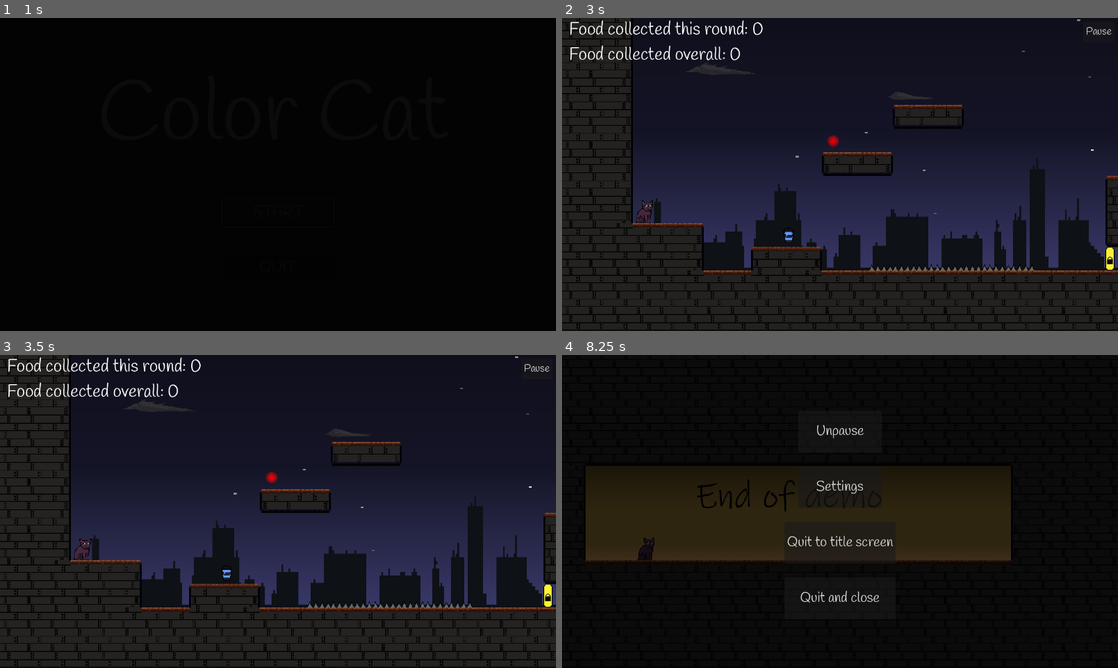
Above: before the commit, frames 1-4 (two rows, left to right).
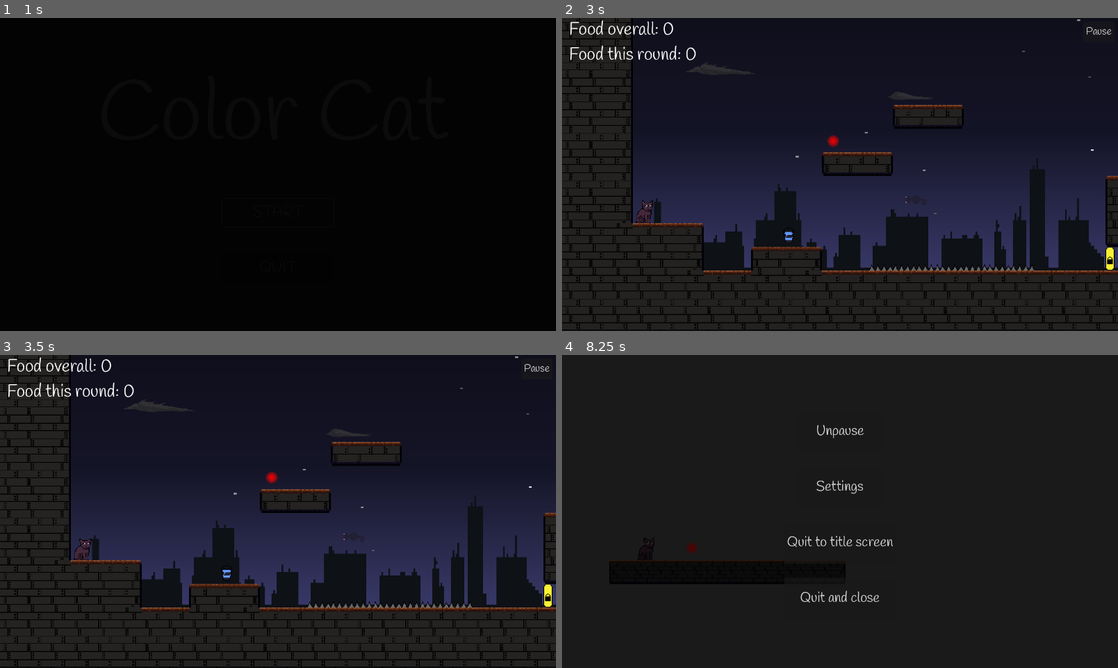
Above: after the commit, the same moments.

Repository: GillianZech/color-cat
Game: Godot game, scene res://Scenes/scene_controller.tscn
Two runs of this game, one before a commit and one after it. Both use one fixed random seed, a clock stepped at 60 frames per second and the inputs below.
Inputs:
- Up to frame 1 (1 s): click "START" at 0.5 s
- Up to frame 2 (3 s): tap Enter (pause) at 1.25 s; hold D (move_right) 1.28-2.75 s; tap Alt (dev) at 1.35, 2.1 s; tap W (move_up) at 1.52, 2.27 s; tap R (restart) at 2 s; click "Unpause" at 2.75 s
- Up to frame 3 (3.5 s): no input
- Up to frame 4 (8.25 s): click "Pause" at 3.5 s; click "Settings" at 4.25 s; click "Back to pause menu" at 5 s; hold A (move_left) 5.78-6.53 s; tap Alt (dev) every 0.75 s from 5.85 to 8.1 s; tap R (restart) at 6.5, 8 s; hold D (move_right) 6.53-8.03 s; tap W (move_up) at 6.77, 7.52 s; hold A (move_left) from 8.03 s (still down)

Frame 1 is identical in both runs. In frame 2, 0.9% of the frame differs, in the area x 4-62%, y 0-60%; in frame 3, 0.9%; in frame 4, 9.2%, in the area x 0-100%, y 0-100%.

Commit message:
Added more enemies

Diff:
--- a/color_cat/Code/Enemy.gd
+++ b/color_cat/Code/Enemy.gd
@@ -10,7 +10,7 @@
 var DEAD = false
 
 var TARGET_VECTOR = Vector2(0,0)
-var ENGAGE_DISTANCE = 300
+var ENGAGE_DISTANCE = 500
 
 # Called every frame. 'delta' is the elapsed time since the previous frame.
 func _physics_process(_delta):
--- a/color_cat/Code/SceneController.gd
+++ b/color_cat/Code/SceneController.gd
@@ -67,7 +67,8 @@
 			ANIM.play("fade_out")
 	if anim_name == "fade_out": #do these things once the level fully loads back in
 		# make HUD visible
-		if CURRENT_LEVEL != title_screen:
+		#if CURRENT_LEVEL != title_screen:
+		if CURRENT_LEVEL_NAME != "TitleScreen":
 			hud.visible = true
 			if not music.is_playing() and music_switch.button_pressed:
 				music.play()
--- a/color_cat/Scenes/Laser.gd
+++ b/color_cat/Scenes/Laser.gd
@@ -1,6 +1,10 @@
 extends Area2D
 @onready var LASER_SPRITE = $LaserSprite
 @onready var cat = self.get_parent().get_parent().get_node("Cat")
+
+func _ready():
+
+	pass
 
 # Called every frame. 'delta' is the elapsed time since the previous frame.
 func _physics_process(_delta):
@@ -62,3 +66,28 @@
 	#next.track_insert_key(0, 200.0, 5)
 	#next.track_insert_key(0, 300.0, 7)
 	#animPlayer.play("next")
+
+
+
+	#var animation_player = AnimationPlayer.new()
+	#add_child(animation_player)
+#
+	#var animation = Animation.new()
+	#animation_player.add_animation("move", animation)
+#
+	#var transform_track = Animation.Track.TYPE_TRANSFORM
+	#var property_path = "global_position"
+	#var track = animation.add_track(transform_track, property_path)
+	#
+	## Set the length of the animation
+	#animation.set_length(2)
+#
+	## Add keyframes
+	#track.add_key(0)
+	#track.add_key(1)
+	#track.add_key(2)
+#
+	## Set keyframe values
+	#track.set_key_value(0, Vector2(0, 0))
+	#track.set_key_value(1, Vector2(100, 0))
+	#track.set_key_value(2, Vector2(200, 0))
--- a/color_cat/Scenes/Level1.tscn
+++ b/color_cat/Scenes/Level1.tscn
@@ -1712,14 +1712,14 @@
 [node name="Enemies" type="Node2D" parent="."]
 
 [node name="Enemy" parent="Enemies" instance=ExtResource("27_hhwdx")]
-position = Vector2(849, 308)
+position = Vector2(1784, 307)
 
 [node name="Enemy2" parent="Enemies" instance=ExtResource("27_hhwdx")]
 position = Vector2(921, 134)
 is_flying_enemy = true
 
 [node name="Enemy3" parent="Enemies" instance=ExtResource("27_hhwdx")]
-position = Vector2(2318, 183)
+position = Vector2(5098, 185)
 is_flying_enemy = true
 
 [node name="EndArea" parent="." instance=ExtResource("12_bxdkk")]
--- a/color_cat/Scenes/Level2.tscn
+++ b/color_cat/Scenes/Level2.tscn
@@ -1228,9 +1228,6 @@
 format = 2
 layer_0/tile_data = PackedInt32Array(524298, 65538, 1, 524297, 65538, 1, 524296, 65538, 1, 524295, 65538, 1, 524294, 65 …(14909 unchanged characters)…
 
-[node name="Cat" parent="." instance=ExtResource("2_s1q7x")]
-position = Vector2(224, 224)
-
 [node name="Food" type="Node2D" parent="."]
 
 [node name="Can" type="Area2D" parent="Food" groups=["food"]]
@@ -1641,6 +1638,9 @@
 
 [node name="Enemy2" parent="Enemies" instance=ExtResource("30_j35rk")]
 position = Vector2(2040, 244)
+
+[node name="Cat" parent="." instance=ExtResource("2_s1q7x")]
+position = Vector2(224, 224)
 
 [connection signal="body_entered" from="Food/Can" to="Food/Can" method="_on_body_entered"]
 [connection signal="body_entered" from="Food/Can2" to="Food/Can2" method="_on_body_entered"]
--- a/color_cat/Scenes/Level3.tscn
+++ b/color_cat/Scenes/Level3.tscn
@@ -29,6 +29,7 @@
 [ext_resource type="Texture2D" uid="uid://cgeushhu2cvhc" path="res://Assets/paint_bucket_yellow_sprite_sheet.png" id="21_l5d3g"]
 [ext_resource type="PackedScene" uid="uid://dkwnokg50alof" path="res://Scenes/Spike.tscn" id="22_d2ood"]
 [ext_resource type="AudioStream" uid="uid://c0lpt3ae8jucd" path="res://Sounds/laser.ogg" id="24_qfr1a"]
+[ext_resource type="PackedScene" uid="uid://cpgsfyulne2ru" path="res://Scenes/enemy.tscn" id="30_qj63j"]
 
 [sub_resource type="RectangleShape2D" id="RectangleShape2D_7egkx"]
 size = Vector2(24, 64)
@@ -1207,9 +1208,6 @@
 theme_override_font_sizes/font_size = 72
 text = "R to restart"
 
-[node name="Cat" parent="." instance=ExtResource("2_i2ybn")]
-position = Vector2(216, 224)
-
 [node name="EndArea" parent="." instance=ExtResource("14_e5de3")]
 position = Vector2(1408, 352)
 NEXT_LEVEL = "Level4"
@@ -1926,6 +1924,22 @@
 
 [node name="CollectSound" type="AudioStreamPlayer2D" parent="Food/Can5"]
 stream = ExtResource("14_kmpra")
+
+[node name="Enemies" type="Node2D" parent="."]
+
+[node name="Enemy" parent="Enemies" instance=ExtResource("30_qj63j")]
+position = Vector2(960, 192)
+is_flying_enemy = true
+
+[node name="Enemy2" parent="Enemies" instance=ExtResource("30_qj63j")]
+position = Vector2(4384, 96)
+is_flying_enemy = true
+
+[node name="Enemy3" parent="Enemies" instance=ExtResource("30_qj63j")]
+position = Vector2(4096, 416)
+
+[node name="Cat" parent="." instance=ExtResource("2_i2ybn")]
+position = Vector2(216, 224)
 
 [connection signal="body_entered" from="DeathPlane" to="DeathPlane" method="_on_body_entered"]
 [connection signal="body_entered" from="Buckets/PaintBucket" to="Buckets/PaintBucket" method="_on_body_entered"]
--- a/color_cat/Scenes/Level4.tscn
+++ b/color_cat/Scenes/Level4.tscn
@@ -523,6 +523,7 @@
 }]
 
 [sub_resource type="Animation" id="Animation_phcdy"]
+resource_local_to_scene = true
 length = 0.001
 tracks/0/type = "bezier"
 tracks/0/imported = false
@@ -560,6 +561,7 @@
 }
 
 [sub_resource type="Animation" id="Animation_74k53"]
+resource_local_to_scene = true
 resource_name = "move"
 length = 0.55
 tracks/0/type = "bezier"
@@ -641,6 +643,7 @@
 }
 
 [sub_resource type="Animation" id="Animation_ulsqw"]
+resource_local_to_scene = true
 resource_name = "move"
 length = 0.55
 tracks/0/type = "bezier"
@@ -722,6 +725,7 @@
 }
 
 [sub_resource type="Animation" id="Animation_ww2e7"]
+resource_local_to_scene = true
 resource_name = "move"
 length = 0.55
 tracks/0/type = "bezier"
@@ -803,6 +807,7 @@
 }
 
 [sub_resource type="Animation" id="Animation_7g1p0"]
+resource_local_to_scene = true
 resource_name = "move"
 length = 0.55
 tracks/0/type = "value"
@@ -884,6 +889,7 @@
 }
 
 [sub_resource type="Animation" id="Animation_1et3w"]
+resource_local_to_scene = true
 resource_name = "move"
 length = 0.55
 tracks/0/type = "bezier"
@@ -965,6 +971,7 @@
 }
 
 [sub_resource type="Animation" id="Animation_sbo3g"]
+resource_local_to_scene = true
 resource_name = "move"
 length = 0.55
 tracks/0/type = "bezier"
@@ -1160,9 +1167,6 @@
 format = 2
 layer_0/tile_data = PackedInt32Array(3, 65538, 3, 2, 65538, 3, 1, 65538, 3, 0, 65538, 3, 65535, 65538, 3, 65534, 65538, …(10754 unchanged characters)…
 
-[node name="Cat" parent="." instance=ExtResource("3_c0j3f")]
-position = Vector2(0, -32)
-
 [node name="Spikes" type="Node2D" parent="."]
 
 [node name="Spike" parent="Spikes" instance=ExtResource("4_2oxjb")]
@@ -1840,6 +1844,9 @@
 
 [node name="CollectSound" type="AudioStreamPlayer2D" parent="Food/Can13"]
 stream = ExtResource("22_caquh")
+
+[node name="Cat" parent="." instance=ExtResource("3_c0j3f")]
+position = Vector2(0, -32)
 
 [connection signal="body_entered" from="Buckets/PaintBucket" to="Buckets/PaintBucket" method="_on_body_entered"]
 [connection signal="animation_finished" from="Buckets/PaintBucket/BucketSprite" to="Buckets/PaintBucket" method="_on_bucket_sprite_animation_finished"]
--- a/color_cat/Scenes/Level5.tscn
+++ b/color_cat/Scenes/Level5.tscn
@@ -22,6 +22,7 @@
 [ext_resource type="Texture2D" uid="uid://c2w10jq5oih56" path="res://Assets/laser.png" id="20_ceta0"]
 [ext_resource type="AudioStream" uid="uid://c0lpt3ae8jucd" path="res://Sounds/laser.ogg" id="21_gjr16"]
 [ext_resource type="PackedScene" uid="uid://dkwnokg50alof" path="res://Scenes/Spike.tscn" id="22_4xt8e"]
+[ext_resource type="PackedScene" uid="uid://cpgsfyulne2ru" path="res://Scenes/enemy.tscn" id="23_la8ac"]
 
 [sub_resource type="RectangleShape2D" id="RectangleShape2D_rwmtx"]
 size = Vector2(24, 64)
@@ -581,6 +582,74 @@
 "collect": SubResource("Animation_mylwv")
 }
 
+[sub_resource type="GDScript" id="GDScript_w16w0"]
+script/source = "extends Area2D
+@onready var LASER_SPRITE = $LaserSprite
+@onready var cat = self.get_parent().get_parent().get_node(\"Cat\")
+
+# Called every frame. 'delta' is the elapsed time since the previous frame.
+func _physics_process(_delta):
+	LASER_SPRITE.play(\"idle\")
+
+func _on_body_entered(_body):
+	if visible:
+		$AudioStreamPlayer2D.play()
+		$AnimationPlayer.play(\"move\") # will be invisible at end of animation
+		set_collision_layer_value(6, 0)
+		set_collision_mask_value(1, 0)
+
+func _on_animation_player_animation_finished(anim_name):
+	if anim_name == \"move\":
+		if cat.CURRENT_LASER < cat.LASER_COUNT-1:
+			cat.CURRENT_LASER += 1
+			get_parent().get_child(cat.CURRENT_LASER).visible = true
+		else:
+			get_parent().get_parent().get_node(\"EndArea\").visible = true
+
+
+# originally I made a timer for the exact length of the move animation,
+# but using _on_animation_player_animation_finished made more sense.
+# I saved this code here in case I want to make another timer elsewhere.
+
+# (part of on_body_entered):
+		#var timer : Timer = Timer.new()
+		#add_child(timer)
+		#timer.wait_time = 0.55
+		#timer.autostart = false
+		#timer.one_shot = true
+		#timer.timeout.connect(_on_timer_timeout)
+		#timer.start()
+#func _on_timer_timeout():
+	#if cat.CURRENT_LASER >= cat.LASER_COUNT - 1:
+		#get_parent().get_parent().get_node(\"EndArea\").visible = true
+	#else:
+		#cat.CURRENT_LASER += 1
+		#get_parent().get_child(cat.CURRENT_LASER).visible = true
+
+
+# my attempt at automating laser animations
+
+#func _move(cat):
+	#var animPlayer = AnimationPlayer.new()
+	#add_child(animPlayer)
+	#var lib : AnimationLibrary = AnimationLibrary.new()
+	#var next = Animation.new()
+	#lib.add_animation(\"next\", next)
+	#animPlayer.add_animation_library(\"lib\", lib)
+	#
+	#
+	#next.add_track(0)
+	#next.length = 0.55
+	#var path = String(self.get_path()) + \":position\"
+	#next.track_set_path(0, path)
+	#next.track_insert_key(0, 0.0, 1)
+	#next.track_insert_key(0, 100.0, 3)
+	#next.track_insert_key(0, 200.0, 5)
+	#next.track_insert_key(0, 300.0, 7)
+	#animPlayer.play(\"next\")
+
+"
+
 [sub_resource type="CircleShape2D" id="CircleShape2D_pq76j"]
 radius = 5.33333
 
@@ -693,6 +762,7 @@
 }
 
 [sub_resource type="Animation" id="Animation_74k53"]
+resource_local_to_scene = true
 resource_name = "move"
 length = 0.55
 tracks/0/type = "bezier"
@@ -821,16 +891,12 @@
 
 [node name="EndArea" parent="." instance=ExtResource("1_de421")]
 position = Vector2(672, 256)
-NEXT_LEVEL = "EndDemo"
+NEXT_LEVEL = "Level6"
 
 [node name="TileMap" type="TileMap" parent="."]
 tile_set = ExtResource("2_y1j3v")
 format = 2
 layer_0/tile_data = PackedInt32Array(1114152, 65538, 1, 1048616, 65538, 1, 983080, 65538, 1, 917544, 65538, 1, 852008,  …(47005 unchanged characters)…
-
-[node name="Cat" parent="." instance=ExtResource("3_wwg0h")]
-position = Vector2(256, 352)
-scale = Vector2(0.75, 0.75)
 
 [node name="Doors" type="Node2D" parent="."]
 
@@ -1598,7 +1664,7 @@
 position = Vector2(352, 64)
 scale = Vector2(1.5, 1.5)
 collision_layer = 32
-script = ExtResource("19_mu66x")
+script = SubResource("GDScript_w16w0")
 
 [node name="CollisionShape2D" type="CollisionShape2D" parent="Lasers/Laser"]
 scale = Vector2(4, 4)
@@ -1847,6 +1913,28 @@
 
 [node name="Spike7" parent="Spikes" instance=ExtResource("22_4xt8e")]
 position = Vector2(768, -160)
+
+[node name="Enemies" type="Node2D" parent="."]
+
+[node name="Enemy" parent="Enemies" instance=ExtResource("23_la8ac")]
+position = Vector2(672, 192)
+is_flying_enemy = true
+
+[node name="Enemy2" parent="Enemies" instance=ExtResource("23_la8ac")]
+position = Vector2(480, -64)
+is_flying_enemy = true
+
+[node name="Enemy3" parent="Enemies" instance=ExtResource("23_la8ac")]
+position = Vector2(1024, -352)
+is_flying_enemy = true
+
+[node name="Enemy4" parent="Enemies" instance=ExtResource("23_la8ac")]
+position = Vector2(704, -960)
+is_flying_enemy = true
+
+[node name="Cat" parent="." instance=ExtResource("3_wwg0h")]
+position = Vector2(256, 352)
+scale = Vector2(0.75, 0.75)
 
 [connection signal="body_entered" from="Buckets/PaintBucket" to="Buckets/PaintBucket" method="_on_body_entered"]
 [connection signal="animation_finished" from="Buckets/PaintBucket/BucketSprite" to="Buckets/PaintBucket" method="_on_bucket_sprite_animation_finished"]
--- /dev/null
+++ b/color_cat/Scenes/Level6.tscn
@@ -0,0 +1,205 @@
+[gd_scene load_steps=18 format=3 uid="uid://dc1uruj2epvks"]
+
+[ext_resource type="PackedScene" uid="uid://dykbqv6sog3xw" path="res://Scenes/EndArea.tscn" id="1_odb00"]
+[ext_resource type="TileSet" uid="uid://cpefih0yhovpw" path="res://Scenes/steel.tres" id="2_ueeqq"]
+[ext_resource type="PackedScene" uid="uid://c0judastlvqt1" path="res://Scenes/Cat.tscn" id="3_6pyn4"]
+[ext_resource type="Texture2D" uid="uid://c2w10jq5oih56" path="res://Assets/laser.png" id="4_65lgr"]
+[ext_resource type="AudioStream" uid="uid://c0lpt3ae8jucd" path="res://Sounds/laser.ogg" id="5_fqcyu"]
+
+[sub_resource type="GDScript" id="GDScript_eieqp"]
+script/source = "extends Area2D
+@onready var LASER_SPRITE = $LaserSprite
+@onready var cat = self.get_parent().get_parent().get_node(\"Cat\")
+
+# Called every frame. 'delta' is the elapsed time since the previous frame.
+func _physics_process(_delta):
+	LASER_SPRITE.play(\"idle\")
+
+func _on_body_entered(_body):
+	if visible:
+		$AudioStreamPlayer2D.play()
+		$AnimationPlayer.play(\"move\") # will be invisible at end of animation
+		set_collision_layer_value(6, 0)
+		set_collision_mask_value(1, 0)
+
+func _on_animation_player_animation_finished(anim_name):
+	if anim_name == \"move\":
+		if cat.CURRENT_LASER < cat.LASER_COUNT-1:
+			cat.CURRENT_LASER += 1
+			get_parent().get_child(cat.CURRENT_LASER).visible = true
+		else:
+			get_parent().get_parent().get_node(\"EndArea\").visible = true
+
+
+# originally I made a timer for the exact length of the move animation,
+# but using _on_animation_player_animation_finished made more sense.
+# I saved this code here in case I want to make another timer elsewhere.
+
+# (part of on_body_entered):
+		#var timer : Timer = Timer.new()
+		#add_child(timer)
+		#timer.wait_time = 0.55
+		#timer.autostart = false
+		#timer.one_shot = true
+		#timer.timeout.connect(_on_timer_timeout)
+		#timer.start()
+#func _on_timer_timeout():
+	#if cat.CURRENT_LASER >= cat.LASER_COUNT - 1:
+		#get_parent().get_parent().get_node(\"EndArea\").visible = true
+	#else:
+		#cat.CURRENT_LASER += 1
+		#get_parent().get_child(cat.CURRENT_LASER).visible = true
+
+
+# my attempt at automating laser animations
+
+#func _move(cat):
+	#var animPlayer = AnimationPlayer.new()
+	#add_child(animPlayer)
+	#var lib : AnimationLibrary = AnimationLibrary.new()
+	#var next = Animation.new()
+	#lib.add_animation(\"next\", next)
+	#animPlayer.add_animation_library(\"lib\", lib)
+	#
+	#
+	#next.add_track(0)
+	#next.length = 0.55
+	#var path = String(self.get_path()) + \":position\"
+	#next.track_set_path(0, path)
+	#next.track_insert_key(0, 0.0, 1)
+	#next.track_insert_key(0, 100.0, 3)
+	#next.track_insert_key(0, 200.0, 5)
+	#next.track_insert_key(0, 300.0, 7)
+	#animPlayer.play(\"next\")
+
+"
+
+[sub_resource type="CircleShape2D" id="CircleShape2D_t8rfx"]
+radius = 5.33333
+
+[sub_resource type="AtlasTexture" id="AtlasTexture_jrswt"]
+atlas = ExtResource("4_65lgr")
+region = Rect2(0, 0, 32, 32)
+
+[sub_resource type="AtlasTexture" id="AtlasTexture_3th3g"]
+atlas = ExtResource("4_65lgr")
+region = Rect2(32, 0, 32, 32)
+
+[sub_resource type="AtlasTexture" id="AtlasTexture_2p41a"]
+atlas = ExtResource("4_65lgr")
+region = Rect2(64, 0, 32, 32)
+
+[sub_resource type="AtlasTexture" id="AtlasTexture_1qvs5"]
+atlas = ExtResource("4_65lgr")
+region = Rect2(96, 0, 32, 32)
+
+[sub_resource type="AtlasTexture" id="AtlasTexture_uwbyy"]
+atlas = ExtResource("4_65lgr")
+region = Rect2(128, 0, 32, 32)
+
+[sub_resource type="AtlasTexture" id="AtlasTexture_xaigm"]
+atlas = ExtResource("4_65lgr")
+region = Rect2(160, 0, 32, 32)
+
+[sub_resource type="AtlasTexture" id="AtlasTexture_udpqe"]
+atlas = ExtResource("4_65lgr")
+region = Rect2(192, 0, 32, 32)
+
+[sub_resource type="AtlasTexture" id="AtlasTexture_jb8sv"]
+atlas = ExtResource("4_65lgr")
+region = Rect2(224, 0, 32, 32)
+
+[sub_resource type="AtlasTexture" id="AtlasTexture_w2icx"]
+atlas = ExtResource("4_65lgr")
+region = Rect2(256, 0, 32, 32)
+
+[sub_resource type="SpriteFrames" id="SpriteFrames_lj1im"]
+animations = [{
+"frames": [{
+"duration": 1.0,
+"texture": SubResource("AtlasTexture_jrswt")
+}, {
+"duration": 1.0,
+"texture": SubResource("AtlasTexture_3th3g")
+}, {
+"duration": 1.0,
+"texture": SubResource("AtlasTexture_2p41a")
+}, {
+"duration": 1.0,
+"texture": SubResource("AtlasTexture_1qvs5")
+}, {
+"duration": 1.0,
+"texture": SubResource("AtlasTexture_uwbyy")
+}, {
+"duration": 1.0,
+"texture": SubResource("AtlasTexture_xaigm")
+}, {
+"duration": 1.0,
+"texture": SubResource("AtlasTexture_udpqe")
+}, {
+"duration": 1.0,
+"texture": SubResource("AtlasTexture_jb8sv")
+}, {
+"duration": 1.0,
+"texture": SubResource("AtlasTexture_w2icx")
+}],
+"loop": true,
+"name": &"idle",
+"speed": 10.0
+}]
+
+[node name="Level6" type="Node2D"]
+
+[node name="EndArea" parent="." instance=ExtResource("1_odb00")]
+position = Vector2(672, 224)
+NEXT_LEVEL = "EndDemo"
+
+[node name="TileMap" type="TileMap" parent="."]
+tile_set = ExtResource("2_ueeqq")
+format = 2
+layer_0/tile_data = PackedInt32Array(524292, 2, 0, 524293, 65538, 0, 524294, 65538, 0, 524295, 65538, 0, 524296, 65538, 0, 524297, 65538, 0, 524298, 65538, 0, 524299, 65538, 0, 524300, 65538, 0, 589836, 65538, 2, 589837, 65538, 2, 589838, 65538, 2, 524302, 65538, 0, 524301, 65538, 0, 589835, 65538, 2, 589834, 65538, 2, 589833, 65538, 2, 589832, 65538, 2, 589829, 65538, 2, 589828, 2, 2, 589830, 65538, 2, 589831, 65538, 2, 524303, 65538, 0, 524304, 65538, 0, 524305, 65538, 0, 524306, 65538, 0, 524307, 65538, 0, 524308, 65538, 0, 524309, 65538, 0, 524310, 65538, 0, 589839, 65538, 2, 589840, 65538, 2, 589841, 65538, 2, 589842, 65538, 2, 589843, 65538, 2, 589844, 65538, 2, 589845, 65538, 2, 589846, 65538, 2, 589847, 131074, 2, 524311, 131074, 0)
+
+[node name="Cat" parent="." instance=ExtResource("3_6pyn4")]
+
+[node name="Lasers" type="Node2D" parent="."]
+
+[node name="Laser" type="Area2D" parent="Lasers"]
+position = Vector2(352, 224)
+scale = Vector2(1.5, 1.5)
+collision_layer = 32
+script = SubResource("GDScript_eieqp")
+
+[node name="CollisionShape2D" type="CollisionShape2D" parent="Lasers/Laser"]
+scale = Vector2(4, 4)
+shape = SubResource("CircleShape2D_t8rfx")
+
+[node name="LaserSprite" type="AnimatedSprite2D" parent="Lasers/Laser"]
+position = Vector2(-0.00012207, 0)
+sprite_frames = SubResource("SpriteFrames_lj1im")
+animation = &"idle"
+
+[node name="AudioStreamPlayer2D" type="AudioStreamPlayer2D" parent="Lasers/Laser"]
+stream = ExtResource("5_fqcyu")
+volume_db = -15.0
+
+[node name="Laser2" type="Area2D" parent="Lasers"]
+position = Vector2(512, 224)
+scale = Vector2(1.5, 1.5)
+collision_layer = 32
+script = SubResource("GDScript_eieqp")
+
+[node name="CollisionShape2D" type="CollisionShape2D" parent="Lasers/Laser2"]
+scale = Vector2(4, 4)
+shape = SubResource("CircleShape2D_t8rfx")
+
+[node name="LaserSprite" type="AnimatedSprite2D" parent="Lasers/Laser2"]
+position = Vector2(-0.00012207, 0)
+sprite_frames = SubResource("SpriteFrames_lj1im")
+animation = &"idle"
+
+[node name="AudioStreamPlayer2D" type="AudioStreamPlayer2D" parent="Lasers/Laser2"]
+stream = ExtResource("5_fqcyu")
+volume_db = -15.0
+
+[connection signal="body_entered" from="Lasers/Laser" to="Lasers/Laser" method="_on_body_entered"]
+[connection signal="body_entered" from="Lasers/Laser2" to="Lasers/Laser2" method="_on_body_entered"]
--- a/color_cat/Scenes/hud.gd
+++ b/color_cat/Scenes/hud.gd
@@ -21,7 +21,7 @@
 	# slowly shrink back to normal size
 	#$FoodCount.text = "Food collected this round: "+str(food_count)
 	#$FoodCount.text = "Food collected this round: "+str(food_count-pfood_count)+"\nFood collected overall: "+str(food_count)
-	$FoodCount.text = "Food collected this round: "+str(food_count)+"\nFood collected overall: "+str(food_count+pfood_count)
+	$FoodCount.text = "Food overall: "+str(food_count+pfood_count)+"\nFood this round: "+str(food_count)
 	if animate:
 		$AnimationPlayer.play("food_collected")
 
--- a/color_cat/Scenes/hud.tscn
+++ b/color_cat/Scenes/hud.tscn
@@ -50,8 +50,8 @@
 offset_bottom = 55.0
 theme = ExtResource("2_mtu6p")
 theme_override_font_sizes/font_size = 40
-text = "Food collected this round: 0
-Food collected overall: 0"
+text = "Food overall: 0
+Food this round: 0"
 
 [node name="AnimationPlayer" type="AnimationPlayer" parent="."]
 root_node = NodePath("../FoodCount")
Not shown: 1 places in color_cat/Scenes/Level3.tscn that only renumber resources
Not shown: 1 places in color_cat/Scenes/Level5.tscn that only renumber resources
